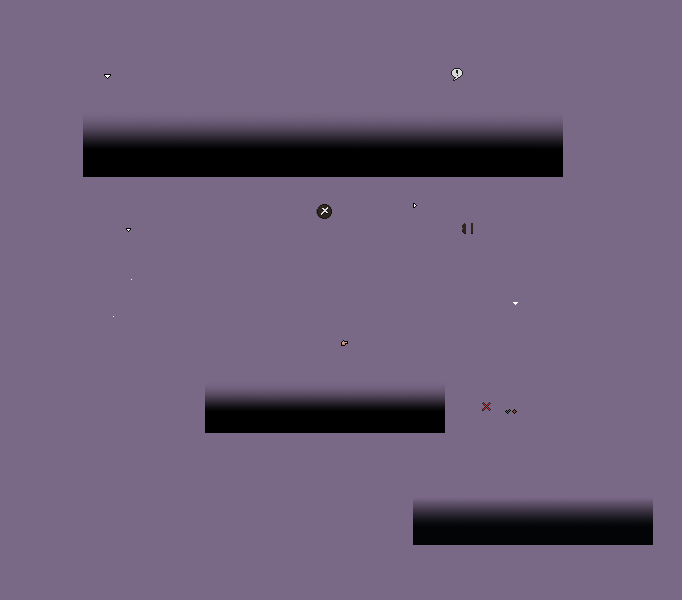
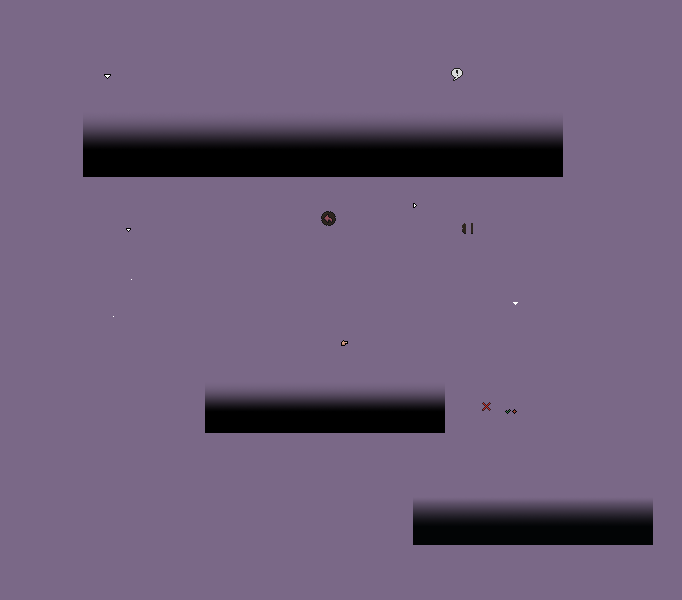
Layered file, before and after one edit (682x600). Changes by layer:
added group "BackButton.png" with 2 layers above "BackButtonHot.png" over <box>321,211,336,226</box>
added layer "Layer 2" (1st of 3, in "BackButton.png") in group "BackButton.png" over <box>323,214,333,223</box>
added layer "Layer 3" (1st of 3, in "BackButton.png") in group "BackButton.png" over <box>321,211,336,226</box>
added group "BackButtonHot.png" with 2 layers above "CloseButton.png" over <box>321,211,336,226</box>
added layer "Layer 4" in group "BackButtonHot.png" over <box>323,214,333,223</box>
added layer "Layer 3" (2nd of 3, in "BackButtonHot.png") in group "BackButtonHot.png" over <box>321,211,336,226</box>
painted on "Layer 2" (2nd of 3, in "CloseButton.png") over <box>321,207,332,223</box>
added layer "Layer 3" (3rd of 3, in "CloseButton.png") in group "CloseButton.png" over <box>321,211,336,226</box>
added group "CloseButtonHot.png" with 2 layers above "CheckMark.png" over <box>321,211,336,226</box>
added layer "Layer 2" (3rd of 3, in "CloseButtonHot.png") in group "CloseButtonHot.png" over <box>325,214,332,223</box>
moved "Layer 1" into group "CloseButtonHot.png", painted on it over <box>316,204,336,226</box>
